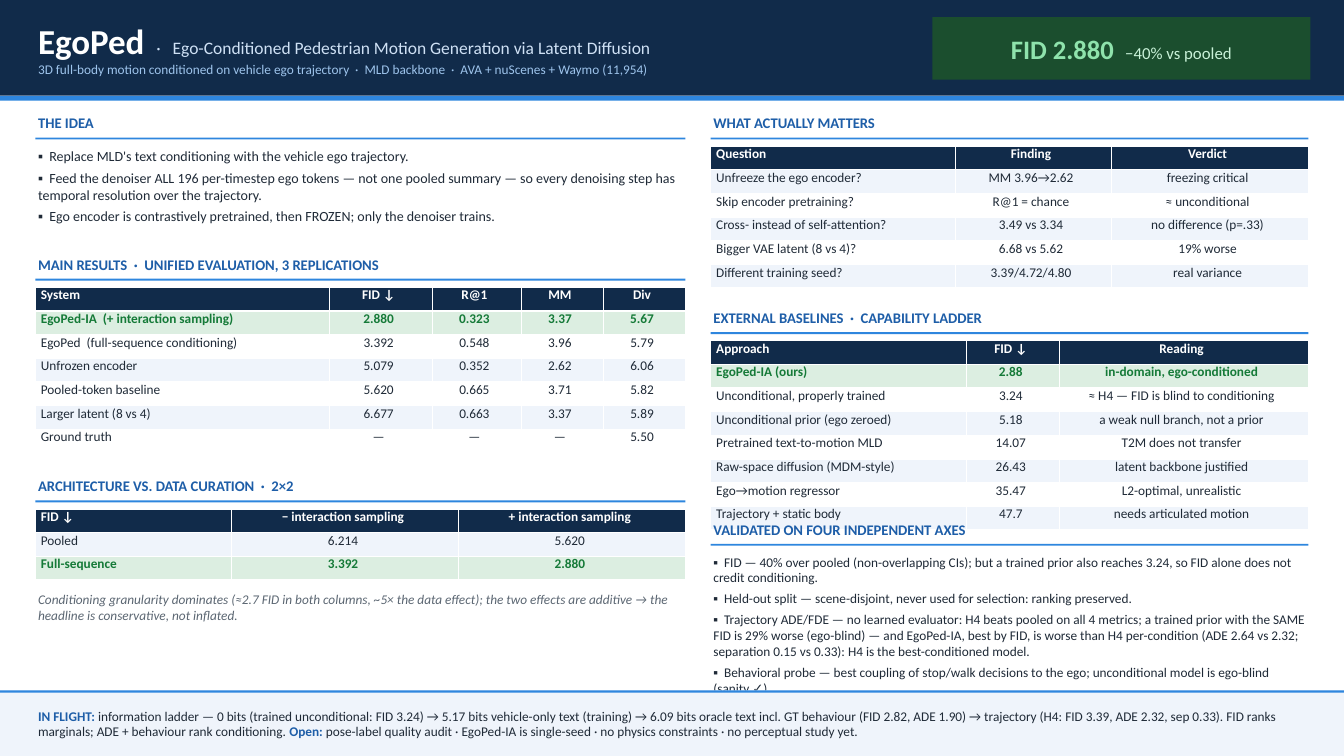
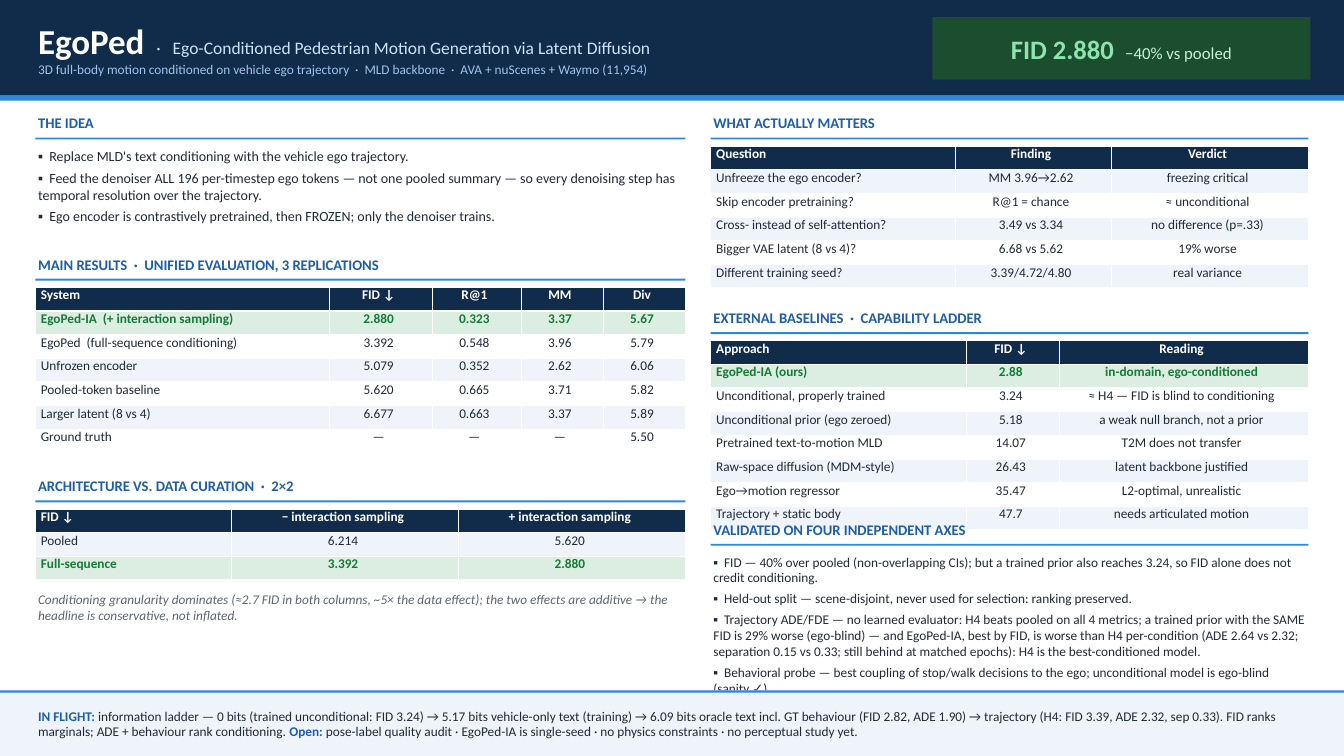
Before and after one commit to ers1804/motion-latent-diffusion, a slide deck: slide 1 of research/to_human/EgoPed_onepager.pptx. Drawn at 1344x756 pixels with LibreOffice and Linux fonts; fonts in the diff are those of the drawing. Boxes give left, top, right and bottom in pixels: in the first picture for what was removed or moved away, otherwise in the second. Text is boxed around its words. In the diff, an @@ line names an element or a change of style, - is before the commit and + after.

```diff
--- a/research/to_human/EgoPed_onepager.pptx
+++ b/research/to_human/EgoPed_onepager.pptx
@@ text at <box>713,614,1305,658</box>: text changed @@
-▪ Trajectory ADE/FDE — no learned evaluator: H4 beats pooled on all 4 metrics; a trained prior with the SAME FID is 29% worse (ego-blind) — and EgoPed-IA, best by FID, is worse than H4 per-condition (ADE 2.64 vs 2.32; separation 0.15 vs 0.33): H4 is the best-conditioned model.
+▪ Trajectory ADE/FDE — no learned evaluator: H4 beats pooled on all 4 metrics; a trained prior with the SAME FID is 29% worse (ego-blind) — and EgoPed-IA, best by FID, is worse than H4 per-condition (ADE 2.64 vs 2.32; separation 0.15 vs 0.33; still behind at matched epochs): H4 is the best-conditioned model.
```
Also in this commit, not shown: 7 other files.
